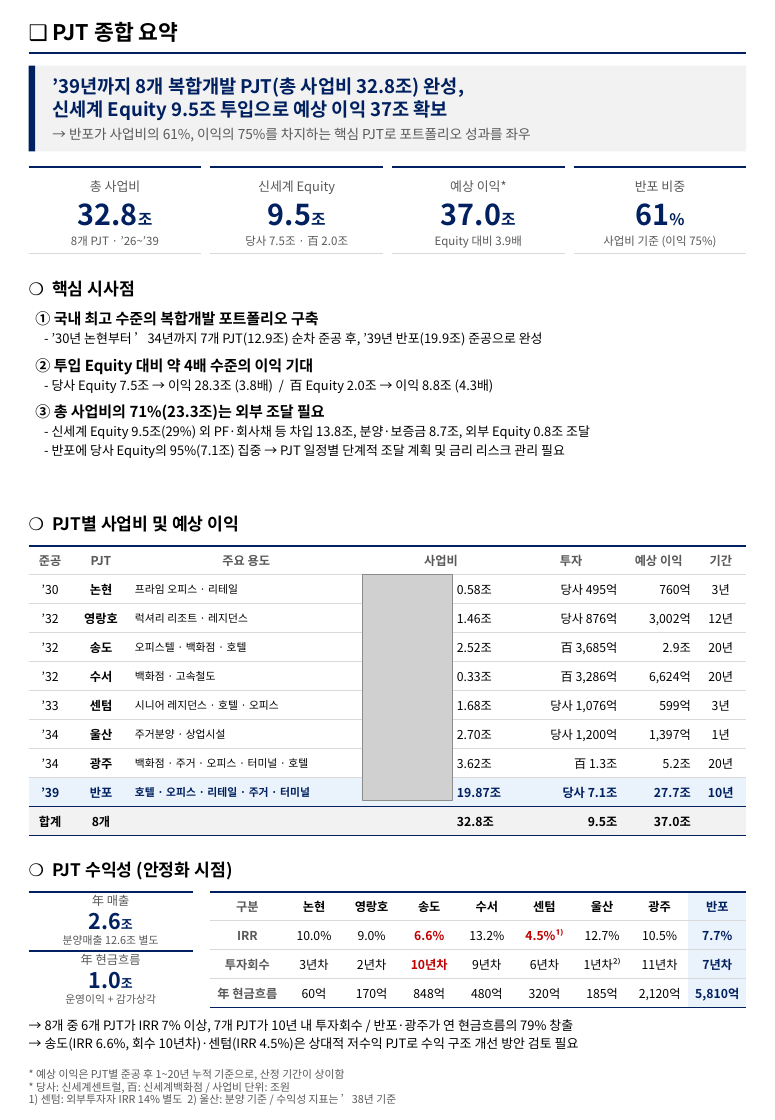
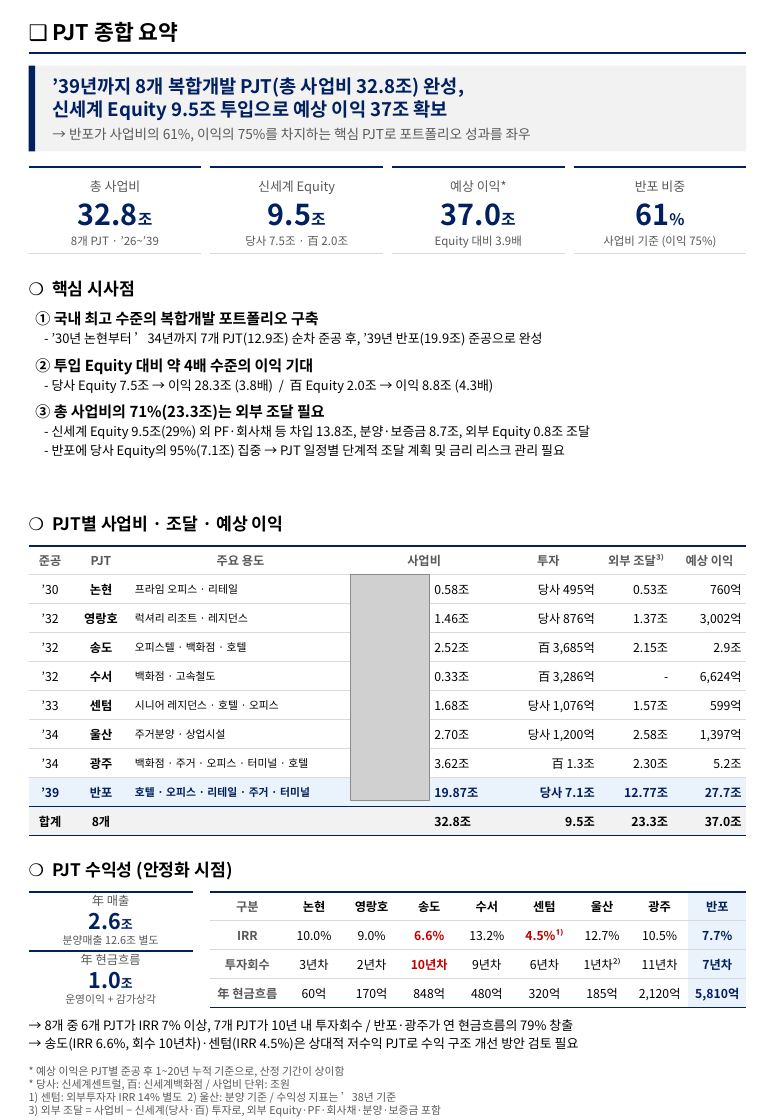
Before and after one commit to ukyung8822/test1, a slide deck: slide 1 of PJT_summary.pptx. Drawn at 775x1120 pixels with LibreOffice and Linux fonts; fonts in the diff are those of the drawing; grey boxes stand for pictures. Boxes give left, top, right and bottom in pixels: in the first picture for what was removed or moved away, otherwise in the second. Text is boxed around its words. In the diff, an @@ line names an element or a change of style, - is before the commit and + after.

```diff
--- a/PJT_summary.pptx
+++ b/PJT_summary.pptx
@@ text at (101, 515, 284, 532): text changed @@
-❍ PJT별 사업비 및 예상 이익
+❍ PJT별 사업비 · 조달 · 예상 이익
@@ table at (29, 546, 747, 831) @@
-row 1, column 7: 예상 이익
+row 1, column 7: 외부 조달³⁾
-row 1, column 8: 기간
+row 1, column 8: 예상 이익
-row 2, column 7: 760억
+row 2, column 7: 0.53조
-row 2, column 8: 3년
+row 2, column 8: 760억
-row 3, column 7: 3,002억
+row 3, column 7: 1.37조
-row 3, column 8: 12년
+row 3, column 8: 3,002억
-row 4, column 7: 2.9조
+row 4, column 7: 2.15조
-row 4, column 8: 20년
+row 4, column 8: 2.9조
-row 5, column 7: 6,624억
+row 5, column 7: -
-row 5, column 8: 20년
+row 5, column 8: 6,624억
-row 6, column 7: 599억
+row 6, column 7: 1.57조
-row 6, column 8: 3년
+row 6, column 8: 599억
-row 7, column 7: 1,397억
+row 7, column 7: 2.58조
-row 7, column 8: 1년
+row 7, column 8: 1,397억
-row 8, column 7: 5.2조
+row 8, column 7: 2.30조
-row 8, column 8: 20년
+row 8, column 8: 5.2조
-row 9, column 7: 27.7조
+row 9, column 7: 12.77조
-row 9, column 8: 10년
+row 9, column 8: 27.7조
-row 10, column 7: 37.0조
+row 10, column 7: 23.3조
-row 10, column 8: 
+row 10, column 8: 37.0조
@@ picture: place and size @@
-picture at (362, 575, 452, 801)
+picture at (350, 575, 430, 801)
@@ text at (29, 1105, 441, 1117): paragraph added @@
+3) 외부 조달 = 사업비 − 신세계(당사·百) 투자로, 외부 Equity·PF·회사채·분양·보증금 포함
```
Also in this commit, not shown: 1 other file.
